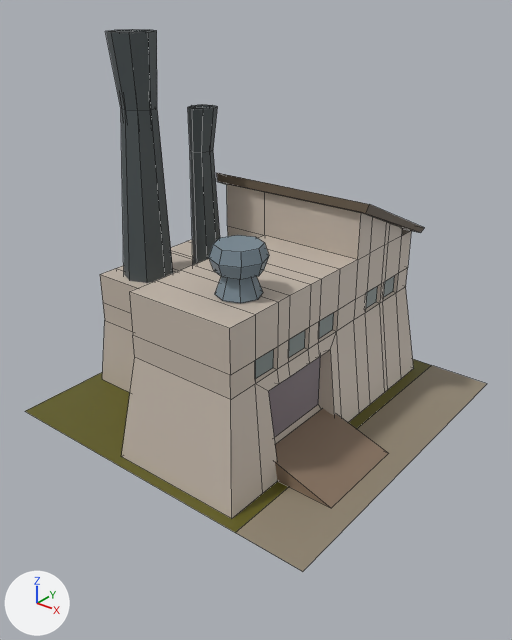
The FBX model Assets/Models/Fabrica Grande.fbx: old version first, new version second.
Rendered twice from a camera (50 mm lens) standing at (2.27, 17.09, 1.35) and looking at (0.06, 19.85, -0.36). The axes (+X, +Y, +Z) are drawn at lower left. The lights are the same throughout. Mesh edges are drawn as thin lines. Where no turn or scale is listed for an object, it has been applied to the vertices. Vertices at the same position are counted once.

The first picture shows 'Fábrica Grande'.
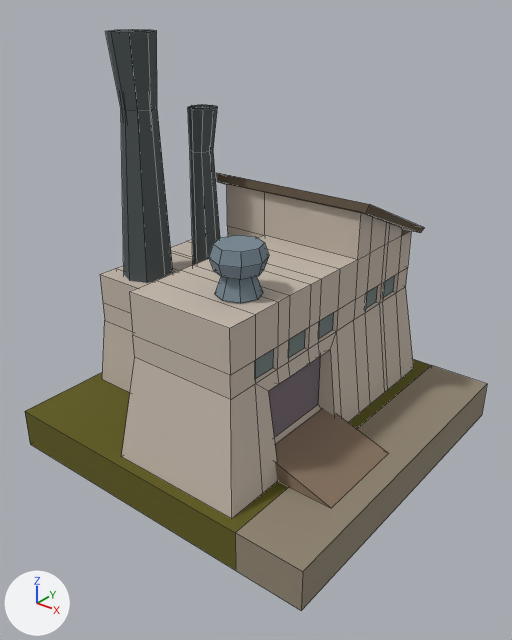
The newer file is also turned or shifted as a whole; pictures and numbers use the older file's frame.

Pixel boxes (x1, y1, x2, y2) of what changed, in the pictures (512 x 640 px):
```json
{"object": "Fábrica Grande", "change": "reshaped", "before": [25, 29, 487, 571], "after": [25, 29, 487, 611], "on screen": "7% taller"}
{"part": 1, "of": "me_fábrica_grande", "change": "added", "after": [25, 385, 487, 611], "on screen": "brown"}
```

Scene script edits in JSON lines:
```json
{"block": "me_fábrica_grande", "where": "# used by ob_fábrica_grande; location = (0.0, 20.0, -0.954)"}
{"block": "me_fábrica_grande", "where": "# verts and faces of me_fábrica_grande; kept vertices keep their numbers, new ones are numbered from 375"}
{"block": "me_fábrica_grande", "where": "# before: 0 (-1.0, -1.0, 0.0) at pixel (24, 411), 1 (1.0, -1.0, 0.0) at pixel (302, 571), 2 (-1.0, 1.0, 0.0), 3 (1.0, 1.0, 0.0) at pixel (487, 383), 373 (0.62, -1.0, 0.0) at pixel (235, 532)"}
{"block": "me_fábrica_grande", "where": "# before: 374 (0.62, 1.0, 0.0) at pixel (431, 365)"}
{"op": "remove", "block": "me_fábrica_grande", "code": "me_fábrica_grande.from_pydata(...)  # 375 vertices, 317 faces; spans x -1.0..1.0, y -1.0..1.0, z 0.0..2.05"}
{"op": "add", "block": "me_fábrica_grande", "code": "me_fábrica_grande.from_pydata(...)  # 381 vertices, 325 faces; spans x -1.0..1.0, y -1.0..1.0, z -0.23..2.05"}
{"block": "me_fábrica_grande", "change": "me_fábrica_grande part 1"}
{"op": "add", "block": "me_fábrica_grande", "code": "for new, old in zip([*range(375, 381)], [*range(0, 4), 373, 374]): verts[new] = verts[old] + (0.0, 0.0, -0.23)"}
{"op": "add", "block": "me_fábrica_grande", "code": "faces += [(376, 379, 380, 378), (375, 377, 380, 379), (2, 374, 380, 377), (3, 378, 380, 374), (0, 375, 379, 373), (1, 373, 379, 376)]"}
{"op": "add", "block": "me_fábrica_grande", "code": "faces += [(1, 376, 378, 3), (0, 2, 377, 375)]"}
```
